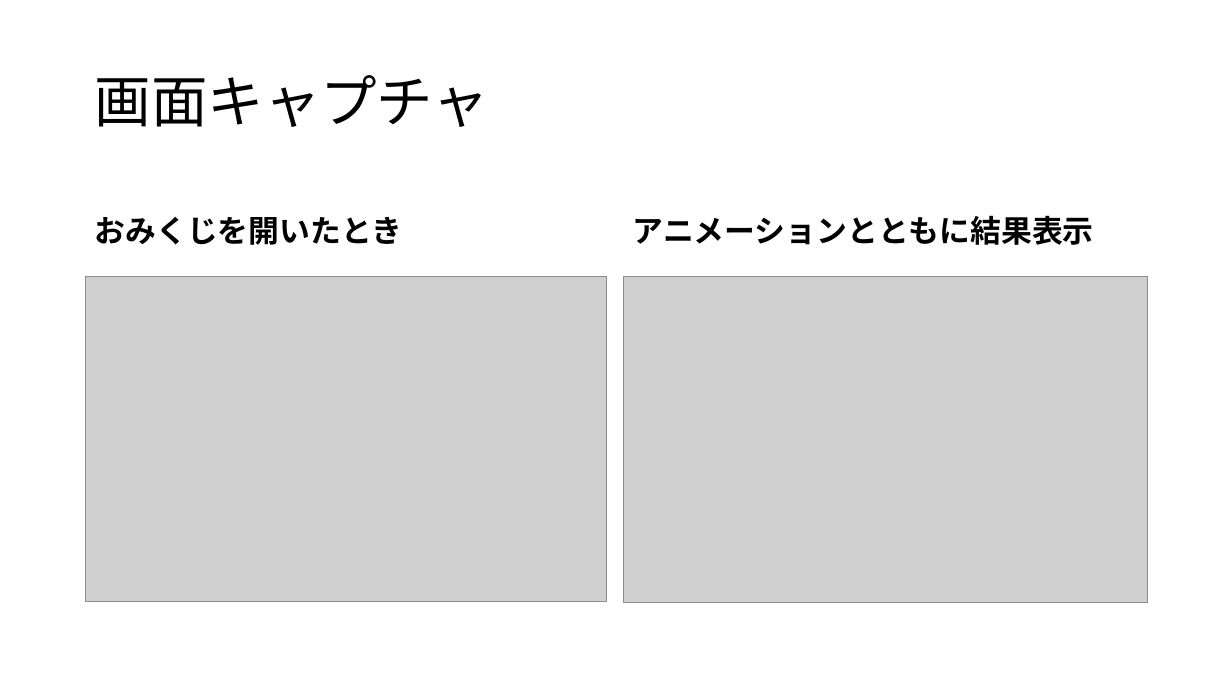
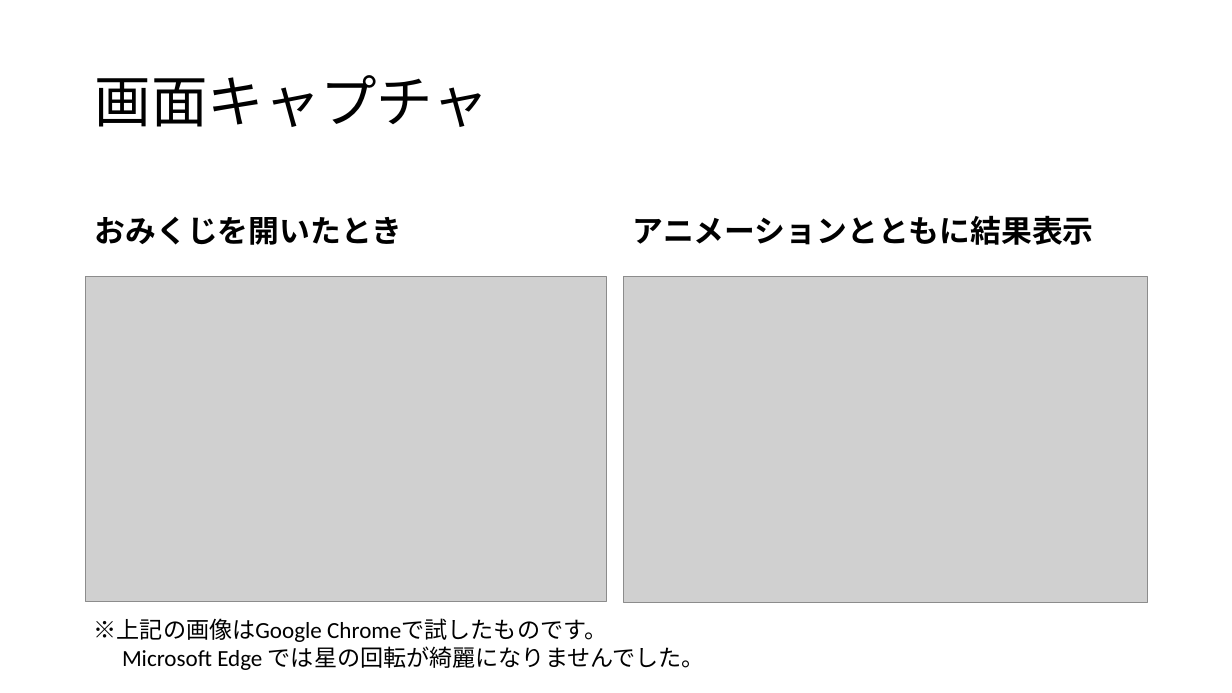
Before and after one commit to YT6052/omikuji, a slide deck: slide 6 of OmikujiPowerpoint.pptx. Drawn at 1232x693 pixels with LibreOffice and Linux fonts; fonts in the diff are those of the drawing; grey boxes stand for pictures. Boxes give left, top, right and bottom in pixels: in the first picture for what was removed or moved away, otherwise in the second. Text is boxed around its words. In the diff, an @@ line names an element or a change of style, - is before the commit and + after.

Commit message:
Omikuji

```diff
--- a/OmikujiPowerpoint.pptx
+++ b/OmikujiPowerpoint.pptx
@@ text added at [94, 618, 705, 670], 18 pt, text #000000 @@
+※上記の画像はGoogle Chromeで試したものです。
+Microsoft Edge では星の回転が綺麗になりませんでした。
```
